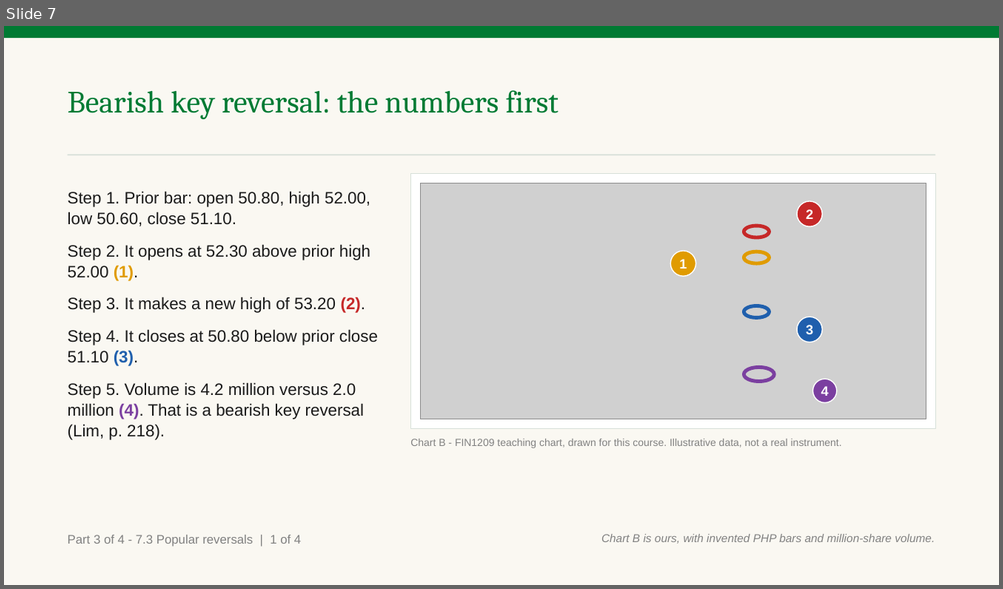
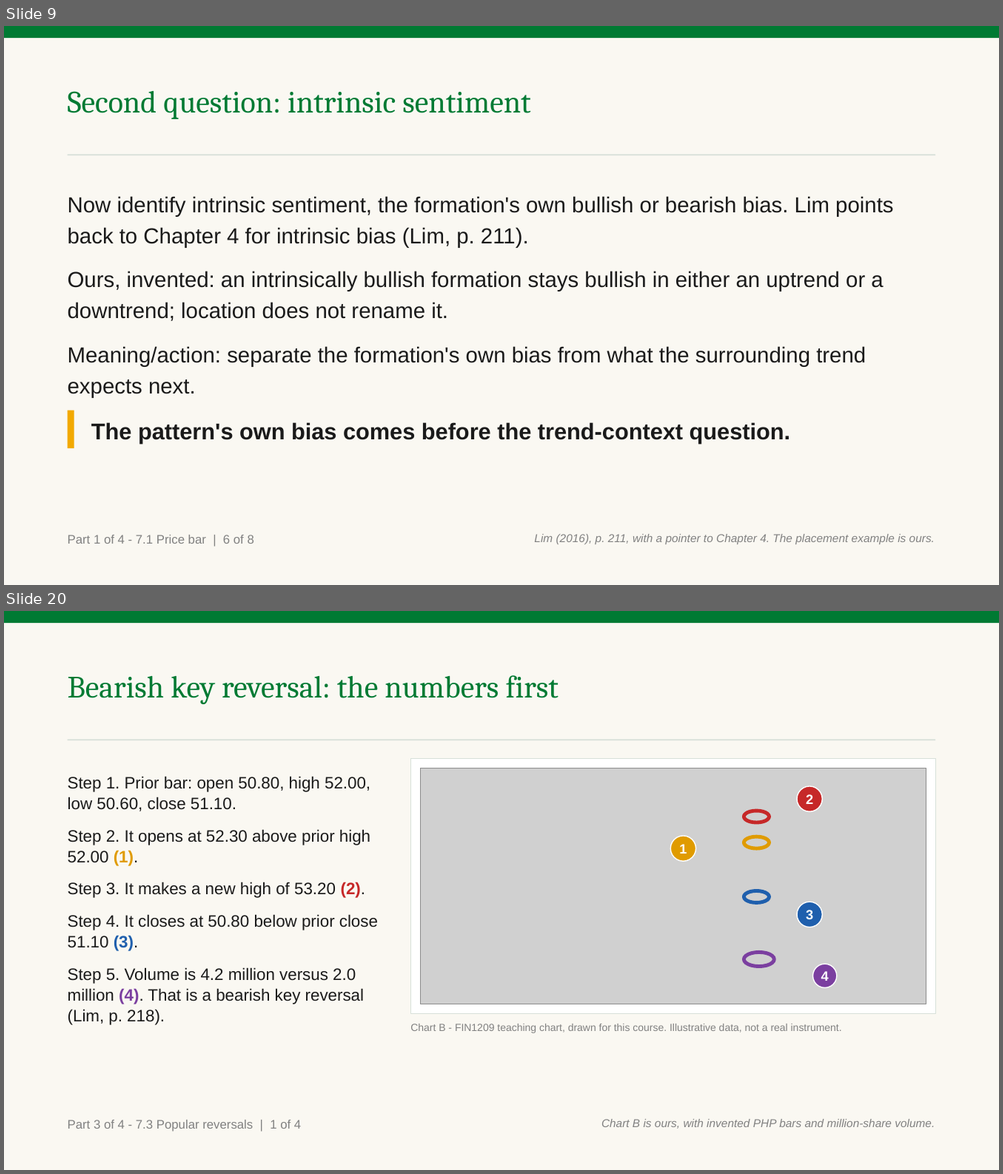
Before and after one commit to benjiesotelo-sudo/Telos_FIN1209, a slide deck: chapter-07/FIN1209-Chapter-07.pptx. Shown one above the other, each under a label of ours: slide 7 before the commit, slides 9 and 20 after it; the slides between them are not shown. The pictures are 1003x589 and 1003x1174 pixels, drawn with LibreOffice and Linux fonts; fonts in the diff are those of the drawing; grey boxes stand for pictures. Boxes give left, top, right and bottom in pixels: in the first picture for what was removed or moved away, otherwise in the second. Text is boxed around its words. In the diff, an @@ line names an element or a change of style, - is before the commit and + after.

Commit message:
Rebuild Chapter 7 after rebase

```diff
--- a/chapter-07/FIN1209-Chapter-07.pptx
+++ b/chapter-07/FIN1209-Chapter-07.pptx
@@ slide 9 added at (x1=4, y1=26, x2=999, y2=585), background #FFFFFF @@
@@ rectangle added at (x1=4, y1=26, x2=999, y2=585), fill #FAF8F2 @@
@@ rectangle added at (x1=4, y1=26, x2=999, y2=38), fill #007A33 @@
@@ text added at (x1=68, y1=91, x2=530, y2=119), 30 pt, text #007A33 @@
+Second question: intrinsic sentiment
@@ rectangle added at (x1=68, y1=154, x2=935, y2=156), fill #D7E0D9 @@
@@ text added at (x1=68, y1=196, x2=893, y2=397), 21 pt, text #1A1A1A @@
+Now identify intrinsic sentiment, the formation's own bullish or bearish bias. Lim points back to Chapter 4 for intrinsic bias (Lim, p. 211).
+Ours, invented: an intrinsically bullish formation stays bullish in either an uptrend or a downtrend; location does not rename it.
+Meaning/action: separate the formation's own bias from what the surrounding trend expects next.
@@ rectangle added at (x1=68, y1=410, x2=74, y2=449), fill #F2A900 @@
@@ text added at (x1=91, y1=423, x2=791, y2=444), 22 pt, text #1A1A1A, bold @@
+The pattern's own bias comes before the trend-context question.
@@ text added at (x1=68, y1=535, x2=254, y2=544), 12 pt, text #818181 @@
+Part 1 of 4 - 7.1 Price bar | 6 of 8
@@ text added at (x1=534, y1=534, x2=934, y2=545), 11 pt, text #818181, italic @@
+Lim (2016), p. 211, with a pointer to Chapter 4. The placement example is ours.
@@ what was slide 7 is now slide 20 @@
```
Also in this commit, not shown: 10 slides changed, 16 other slides added, 5 slides removed, 2 other files.
